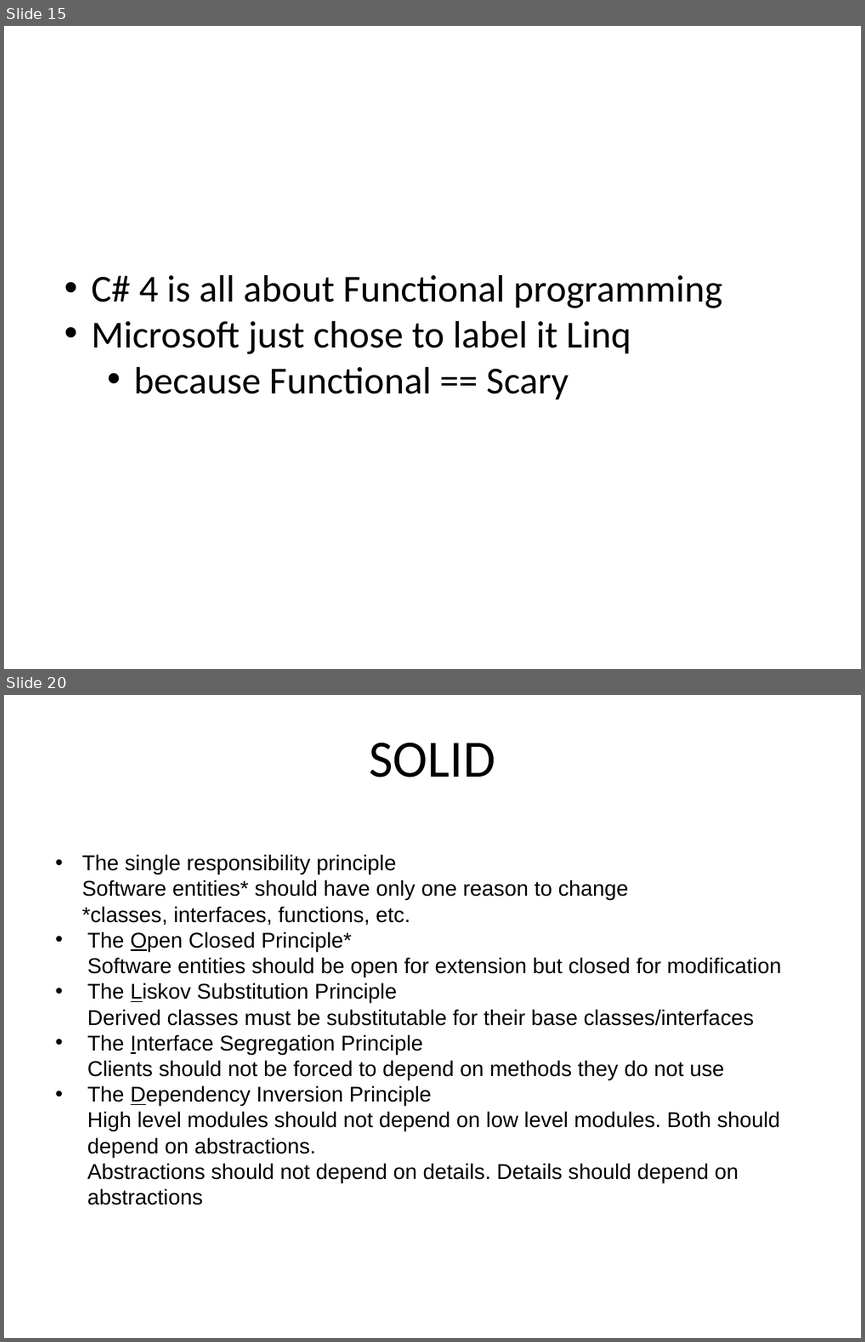
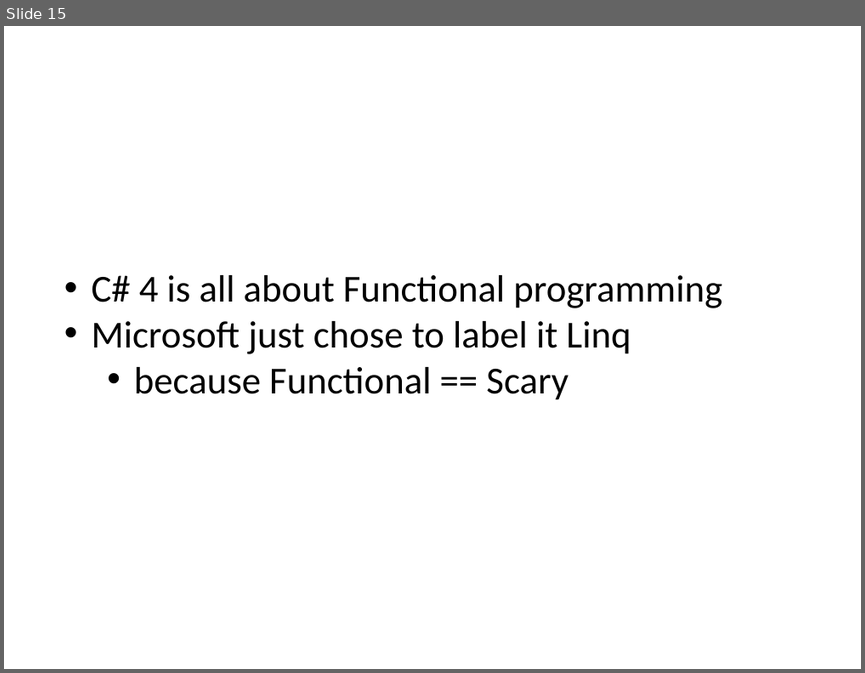
Before and after one commit to mlidbom/FSharpElevate, a slide deck: FSharp2.pptx. Shown one above the other, each under a label of ours: slides 15 and 20 before the commit, slide 15 after it; the slides between them are not shown. The pictures are 865x1342 and 865x673 pixels, drawn with LibreOffice and Linux fonts; fonts in the diff are those of the drawing. Boxes give left, top, right and bottom in pixels: in the first picture for what was removed or moved away, otherwise in the second. Text is boxed around its words. In the diff, an @@ line names an element or a change of style, - is before the commit and + after.

```diff
--- a/FSharp2.pptx
+++ b/FSharp2.pptx
@@ slide 20 removed at (4, 695, 861, 1338), background #FFFFFF @@
@@ free removed at (46, 721, 818, 828) @@
-SOLID
@@ free removed at (46, 845, 818, 1313) @@
-• The single responsibility principle
-  Software entities* should have only one reason to change
-  *classes, interfaces, functions, etc.
-• The Open Closed Principle*
-  Software entities should be open for extension but closed for modification
-• The Liskov Substitution Principle
-  Derived classes must be substitutable for their base classes/interfaces
-• The Interface Segregation Principle
-  Clients should not be forced to depend on methods they do not use
-• The Dependency Inversion Principle
-  High level modules should not depend on low level modules. Both should depend on abstractions.
-  Abstractions should not depend on details. Details should depend on abstractions
```
Also in this commit, not shown: 6 slides changed, 1 other slide removed.
